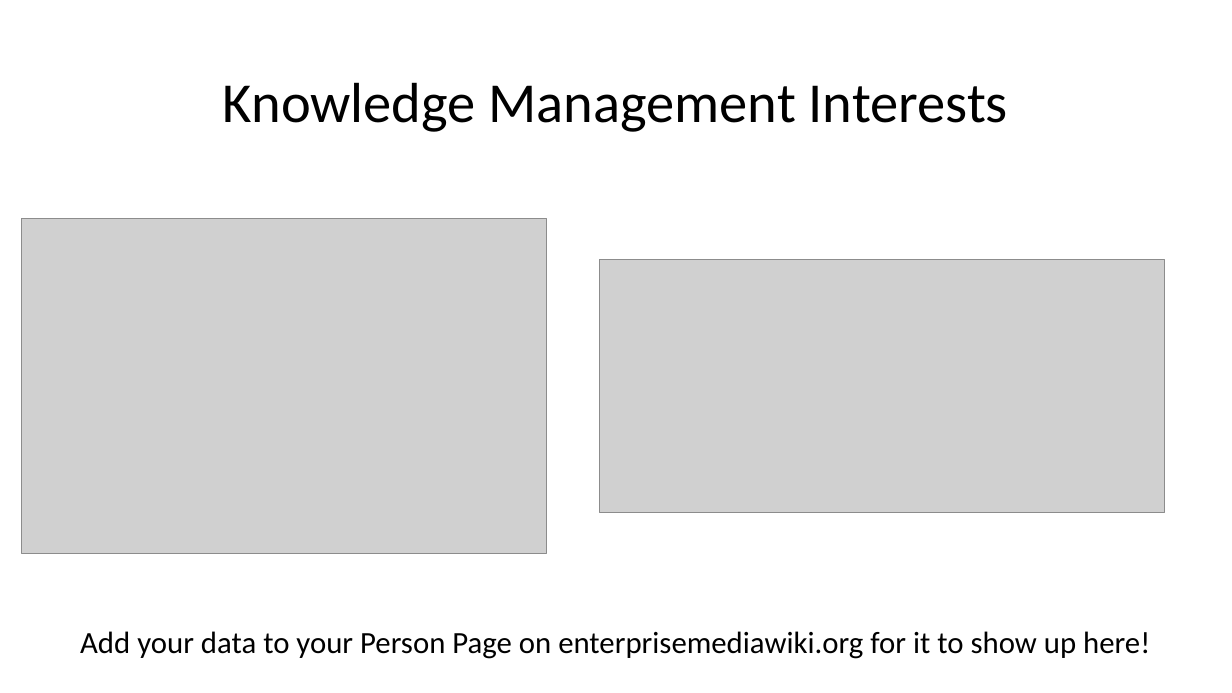
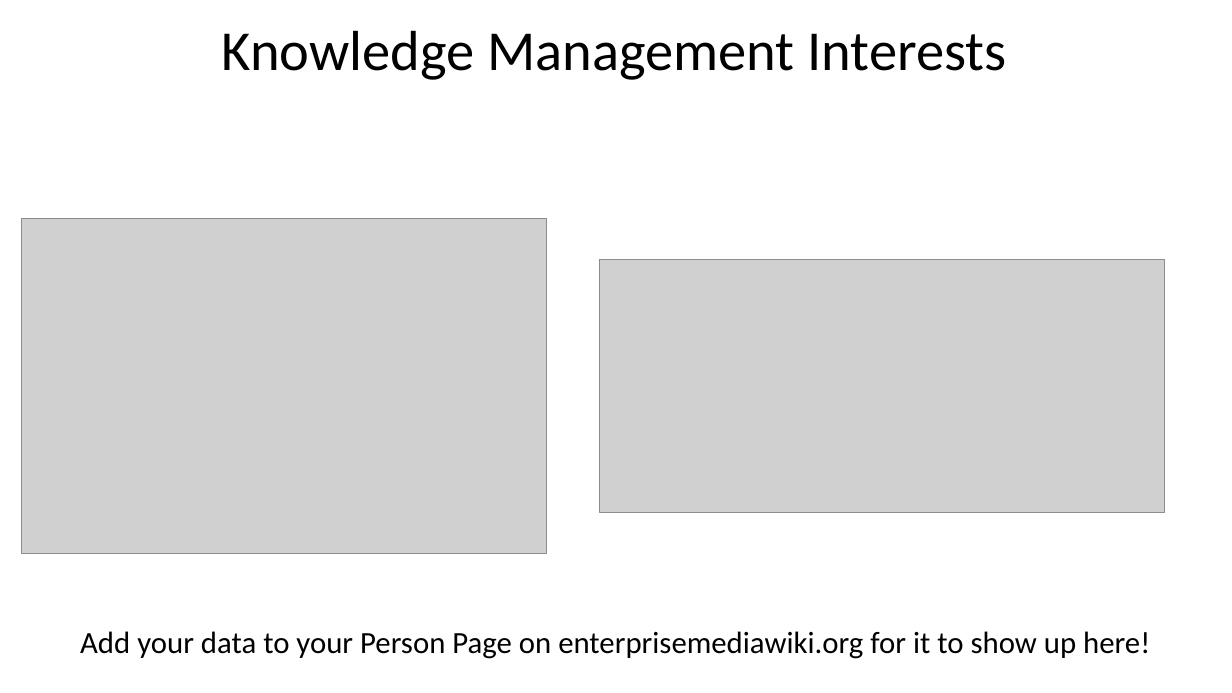
Before and after one commit to enterprisemediawiki/Conference, a slide deck: slide 12 of Screensaver for Conference.pptx. Drawn at 1232x693 pixels with LibreOffice and Linux fonts; fonts in the diff are those of the drawing; grey boxes stand for pictures. Boxes give left, top, right and bottom in pixels: in the first picture for what was removed or moved away, otherwise in the second. Text is boxed around its words. In the diff, an @@ line names an element or a change of style, - is before the commit and + after.

```diff
--- a/Screensaver for Conference.pptx
+++ b/Screensaver for Conference.pptx
@@ title "Knowledge Management Interests": place and size @@
-title "Knowledge Management Interests" at [223,82,1008,132]
+title "Knowledge Management Interests" at [222,30,1006,80]
```
Also in this commit, not shown: 10 other slides changed, 11 other files.
